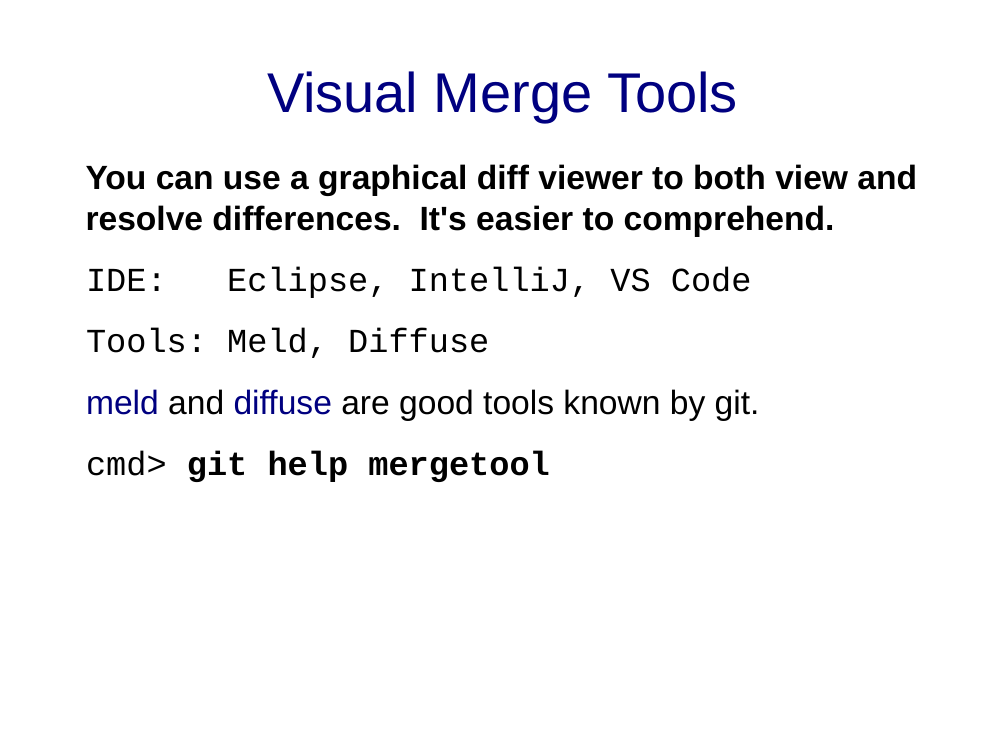
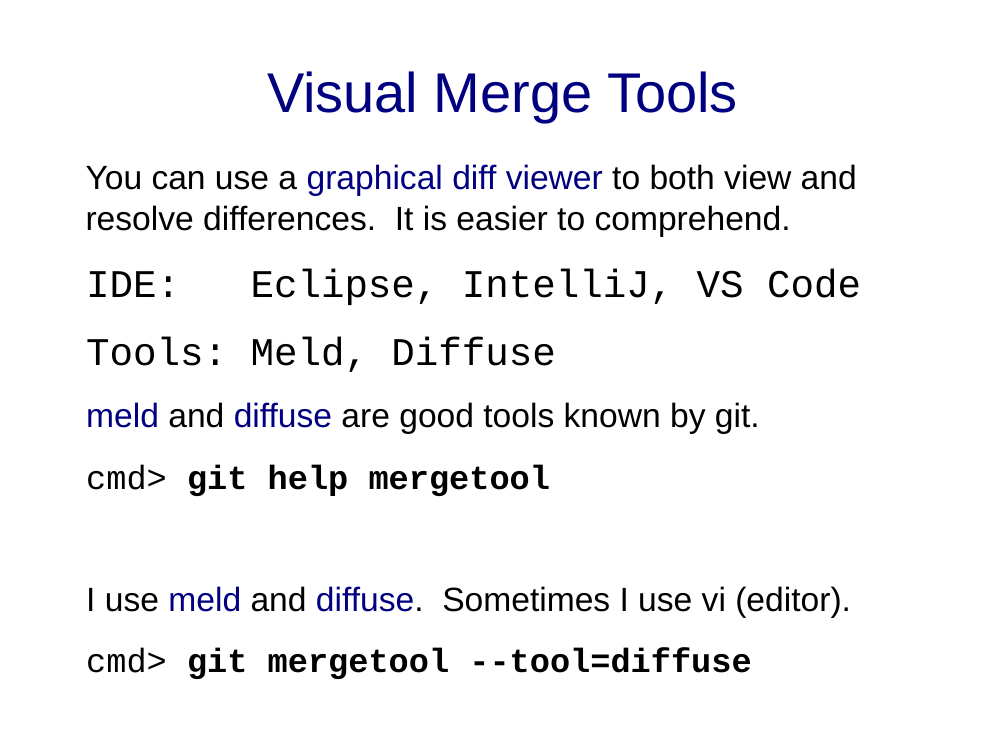
Before and after one commit to cpske/ISP, a slide deck: slide 19 of git/Merge-and-Conflict-Practice.ppt (slide 18 before the commit). Drawn at 1008x756 pixels with LibreOffice and Linux fonts; fonts in the diff are those of the drawing. Boxes give left, top, right and bottom in pixels: in the first picture for what was removed or moved away, otherwise in the second. Text is boxed around its words. In the diff, an @@ line names an element or a change of style, - is before the commit and + after.

```diff
--- a/git/Merge-and-Conflict-Practice.ppt
+++ b/git/Merge-and-Conflict-Practice.ppt
@@ text at box(86, 164, 857, 237): text changed; bold off @@
-You can use a graphical diff viewer to both view and resolve differences. It's easier to comprehend.
+You can use a graphical diff viewer to both view and resolve differences. It is easier to comprehend.
@@ text at box(86, 269, 861, 372): size 24 to 28 pt in "IDE: Eclipse, IntelliJ, VS Code", "Tools: Meld, Diffuse" @@
@@ text at box(86, 586, 851, 679): paragraphs added @@
+I use meld and diffuse. Sometimes I use vi (editor).
+cmd> git mergetool --tool=diffuse
```
Also in this commit, not shown: 13 other slides changed, 1 slide added, 8 other files.
